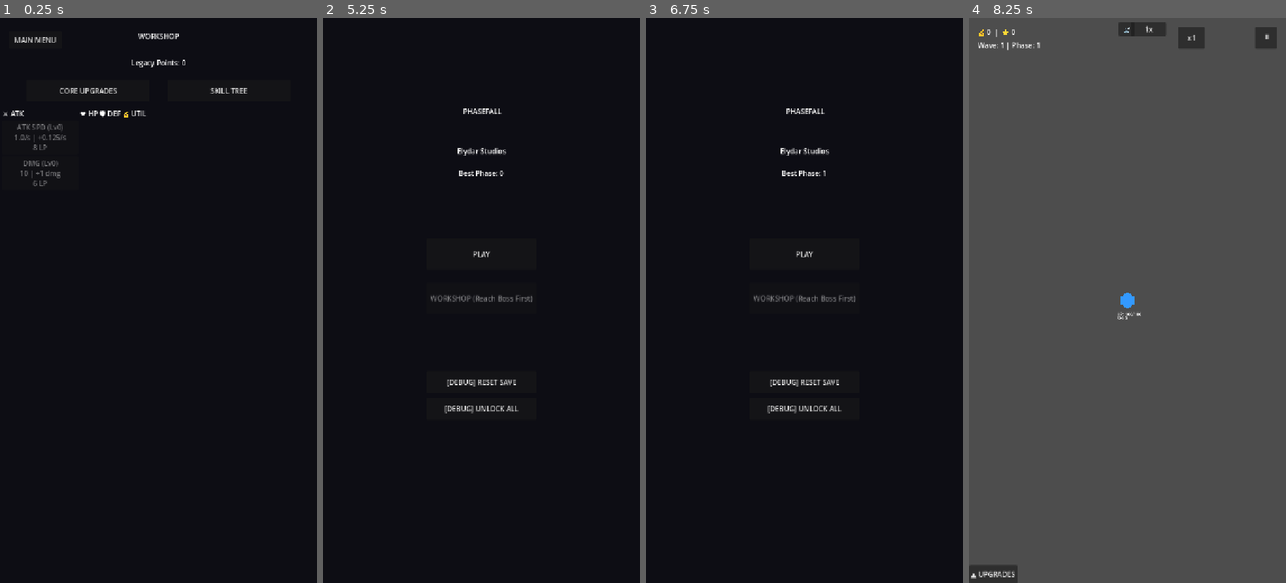
Above: before the commit, frames 1-4 (left to right).
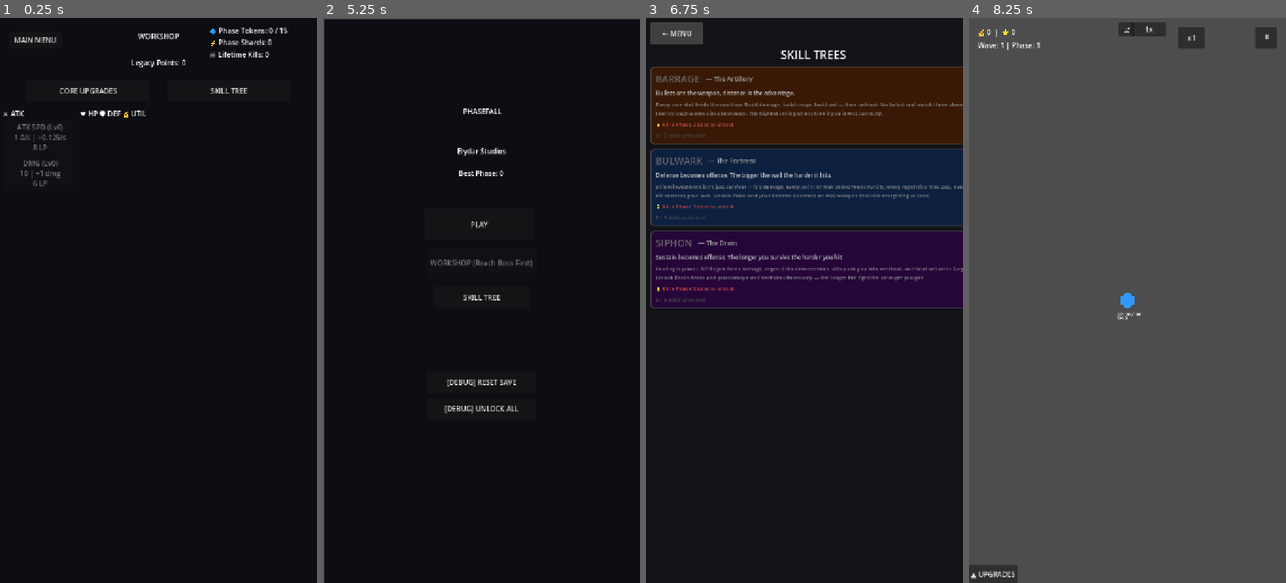
Above: after the commit, the same moments.

Repository: elydarstudio/Base_Defence
Game: Godot game, scene res://Scenes/workshop.tscn
Two runs of this game, one before a commit and one after it. Both use one fixed random seed, a clock stepped at 60 frames per second and the inputs below. This scene is started directly instead of the project's main scene. Sound files missing from this copy of the repository are replaced by a short silence.
Inputs (mouse positions are in pixels of both pictures, inside the frame that each line leads up to):
- Up to frame 1 (0.25 s): no input
- Up to frame 2 (5.25 s): click "CORE UPGRADES" at 0.5 s; click "SKILL TREE" at 1.25 s; click "CORE UPGRADES" at 2 s; click "SKILL TREE" at 2.75 s; click "CORE UPGRADES" at 3.5 s; click "SKILL TREE" at 4.25 s; click "MAIN MENU" at 5 s
- Up to frame 3 (6.75 s): click "[DEBUG] RESET SAVE" at 5.75 s; click (804, 294) at 6.5 s, where only the run after the commit has a clickable "SKILL TREE"
- Up to frame 4 (8.25 s): click (1000, 34) at 7.25 s, where only the run after the commit has a clickable "← MENU"; click "PLAY" at 8 s

The runs differ from the first frame. In frame 1, 0.4% of the frame differs, in the area x 66-91%, y 1-7%; in frame 2, 1.2%; in frame 3, 42%, in the area x 1-100%, y 0-70%; in frame 4, nothing differs.

Commit message:
feat: skill tree UI shell, SkillManager backend, phase token/shard economy, save migration

Diff:
--- a/base-defence/Scenes/StartMenu.tscn
+++ b/base-defence/Scenes/StartMenu.tscn
@@ -13,8 +13,10 @@
 
 [node name="BackGround" type="ColorRect" parent="." unique_id=473742658]
 layout_mode = 0
-offset_right = 720.0
-offset_bottom = 1280.0
+offset_left = 2.0
+offset_top = 3.0
+offset_right = 722.0
+offset_bottom = 1283.0
 color = Color(0.050980393, 0.050980393, 0.078431375, 1)
 
 [node name="TitleLabel" type="Label" parent="." unique_id=381285046]
@@ -46,19 +48,29 @@
 
 [node name="PlayButton" type="Button" parent="." unique_id=977328609]
 layout_mode = 1
-offset_left = 235.0
-offset_top = 500.0
-offset_right = 485.0
-offset_bottom = 570.0
+offset_left = 230.0
+offset_top = 433.0
+offset_right = 480.0
+offset_bottom = 503.0
 text = "PLAY"
 
 [node name="WorkshopButton" type="Button" parent="." unique_id=1379735240]
 layout_mode = 1
 offset_left = 235.0
-offset_top = 600.0
+offset_top = 520.0
 offset_right = 485.0
-offset_bottom = 670.0
+offset_bottom = 590.0
 text = "WORKSHOP"
+
+[node name="SkillTreeButton" type="Button" parent="." unique_id=1346749026]
+custom_minimum_size = Vector2(200, 50)
+layout_mode = 0
+offset_left = 252.0
+offset_top = 608.0
+offset_right = 470.0
+offset_bottom = 658.0
+text = "SKILL TREE
+"
 
 [node name="PhaseSelectButton" type="Button" parent="." unique_id=2069543955]
 layout_mode = 1
@@ -104,6 +116,7 @@
 
 [connection signal="pressed" from="PlayButton" to="." method="_on_play_button_pressed"]
 [connection signal="pressed" from="WorkshopButton" to="." method="_on_work_shop_button_pressed"]
+[connection signal="pressed" from="SkillTreeButton" to="." method="_on_skill_tree_button_pressed"]
 [connection signal="pressed" from="PhaseSelectButton" to="." method="_on_phase_select_button_pressed"]
 [connection signal="pressed" from="PhaseDownButton" to="." method="_on_phase_down_button_pressed"]
 [connection signal="pressed" from="PhaseUpButton" to="." method="_on_phase_up_button_pressed"]
--- /dev/null
+++ b/base-defence/Scenes/skilltree.gd
@@ -0,0 +1,383 @@
+extends Control
+
+# ── Constants ─────────────────────────────────
+const TREE_DATA = {
+	"barrage": {
+		"name": "BARRAGE",
+		"subtitle": "The Artillery",
+		"tagline": "Bullets are the weapon, distance is the advantage.",
+		"description": "Every core stat feeds the machine. Build damage, build range, build crit — then unleash Multishot and watch three streams tear through waves simultaneously. The highest ceiling of any tree if you invest correctly.",
+		"color": Color(0.9, 0.4, 0.1)
+	},
+	"bulwark": {
+		"name": "BULWARK",
+		"subtitle": "The Fortress",
+		"tagline": "Defense becomes offense. The bigger the wall the harder it hits.",
+		"description": "Shield investment isn't just survival — it's damage. Every point of Max Shield feeds Fortify, every regen tick fires Zap, every kill restores your wall. Unlock Pulse and your defense becomes an AOE weapon that hits everything at once.",
+		"color": Color(0.2, 0.5, 1.0)
+	},
+	"siphon": {
+		"name": "SIPHON",
+		"subtitle": "The Drain",
+		"tagline": "Sustain becomes offense. The longer you survive the harder you hit.",
+		"description": "Healing is power. HP Regen feeds damage, regen ticks slow enemies, kills push you into overheal, overheal activates Surge. Unlock Drain Beam and you damage and heal simultaneously — the longer the fight the stronger you get.",
+		"color": Color(0.6, 0.1, 0.9)
+	},
+}
+
+const LOCK_REQUIREMENT = 1
+
+var current_view: String = "select"
+var select_container: VBoxContainer
+var tree_container: ScrollContainer
+
+func _ready():
+	anchor_right = 1.0
+	anchor_bottom = 1.0
+	_build_ui()
+
+func _build_ui():
+	# Background
+	var bg = ColorRect.new()
+	bg.anchor_right = 1.0
+	bg.anchor_bottom = 1.0
+	bg.color = Color(0.07, 0.07, 0.09)
+	add_child(bg)
+
+	# Top bar
+	var top_bar = HBoxContainer.new()
+	top_bar.anchor_right = 1.0
+	top_bar.offset_left = 10
+	top_bar.offset_right = -10
+	top_bar.offset_top = 10
+	top_bar.offset_bottom = 60
+	add_child(top_bar)
+
+	var back_btn = _make_button("← MENU", Color(0.25, 0.25, 0.25))
+	back_btn.custom_minimum_size = Vector2(120, 44)
+	back_btn.pressed.connect(_on_back_pressed)
+	top_bar.add_child(back_btn)
+
+	var spacer = Control.new()
+	spacer.size_flags_horizontal = Control.SIZE_EXPAND_FILL
+	top_bar.add_child(spacer)
+
+	var currency_label = Label.new()
+	currency_label.name = "CurrencyLabel"
+	currency_label.add_theme_font_size_override("font_size", 16)
+	currency_label.vertical_alignment = VERTICAL_ALIGNMENT_CENTER
+	top_bar.add_child(currency_label)
+
+	# Title
+	var title = Label.new()
+	title.text = "SKILL TREES"
+	title.anchor_left = 0.0
+	title.anchor_right = 1.0
+	title.offset_top = 65
+	title.offset_bottom = 105
+	title.horizontal_alignment = HORIZONTAL_ALIGNMENT_CENTER
+	title.add_theme_font_size_override("font_size", 26)
+	add_child(title)
+
+	# Select container
+	select_container = VBoxContainer.new()
+	select_container.anchor_left = 0.0
+	select_container.anchor_right = 1.0
+	select_container.offset_left = 10
+	select_container.offset_right = -10
+	select_container.offset_top = 110
+	select_container.offset_bottom = -10
+	select_container.add_theme_constant_override("separation", 10)
+	add_child(select_container)
+	_build_select_view()
+
+	# Tree scroll container (hidden by default)
+	tree_container = ScrollContainer.new()
+	tree_container.anchor_left = 0.0
+	tree_container.anchor_right = 1.0
+	tree_container.anchor_top = 0.0
+	tree_container.anchor_bottom = 1.0
+	tree_container.offset_top = 110
+	tree_container.offset_left = 10
+	tree_container.offset_right = -10
+	tree_container.visible = false
+	add_child(tree_container)
+
+	_update_currency_label()
+
+func _build_select_view():
+	for child in select_container.get_children():
+		child.queue_free()
+
+	var locked = SaveManager.data["phase_tokens_earned"] < LOCK_REQUIREMENT
+
+	for tree_key in ["barrage", "bulwark", "siphon"]:
+		var data = TREE_DATA[tree_key]
+		var card = _build_tree_card(tree_key, data, locked)
+		select_container.add_child(card)
+
+func _build_tree_card(tree_key: String, data: Dictionary, locked: bool) -> PanelContainer:
+	var card = PanelContainer.new()
+	card.size_flags_horizontal = Control.SIZE_EXPAND_FILL
+	card.size_flags_vertical = Control.SIZE_EXPAND_FILL
+
+	var style = StyleBoxFlat.new()
+	style.bg_color = data["color"].darkened(0.75)
+	style.border_color = data["color"] if not locked else Color(0.3, 0.3, 0.3)
+	style.set_border_width_all(2)
+	style.set_corner_radius_all(8)
+	style.set_content_margin_all(12)
+	card.add_theme_stylebox_override("panel", style)
+
+	var vbox = VBoxContainer.new()
+	vbox.size_flags_horizontal = Control.SIZE_EXPAND_FILL
+	vbox.add_theme_constant_override("separation", 8)
+	card.add_child(vbox)
+
+	# Name row
+	var name_row = HBoxContainer.new()
+	vbox.add_child(name_row)
+
+	var name_label = Label.new()
+	name_label.text = data["name"]
+	name_label.add_theme_font_size_override("font_size", 22)
+	name_label.add_theme_color_override("font_color", data["color"] if not locked else Color(0.4, 0.4, 0.4))
+	name_row.add_child(name_label)
+
+	var subtitle_label = Label.new()
+	subtitle_label.text = "  — " + data["subtitle"]
+	subtitle_label.add_theme_font_size_override("font_size", 15)
+	subtitle_label.add_theme_color_override("font_color", Color(0.6, 0.6, 0.6))
+	subtitle_label.size_flags_vertical = Control.SIZE_SHRINK_CENTER
+	name_row.add_child(subtitle_label)
+
+	# Tagline
+	var tagline = Label.new()
+	tagline.text = data["tagline"]
+	tagline.add_theme_font_size_override("font_size", 13)
+	tagline.add_theme_color_override("font_color", Color(0.75, 0.75, 0.75))
+	tagline.autowrap_mode = TextServer.AUTOWRAP_WORD_SMART
+	tagline.size_flags_horizontal = Control.SIZE_EXPAND_FILL
+	vbox.add_child(tagline)
+
+	# Description
+	var desc = Label.new()
+	desc.text = data["description"]
+	desc.add_theme_font_size_override("font_size", 12)
+	desc.add_theme_color_override("font_color", Color(0.55, 0.55, 0.55))
+	desc.autowrap_mode = TextServer.AUTOWRAP_WORD_SMART
+	desc.size_flags_horizontal = Control.SIZE_EXPAND_FILL
+	vbox.add_child(desc)
+
+	# Lock label
+	if locked:
+		var lock_label = Label.new()
+		lock_label.text = "🔒 Kill a Phase 3 boss to unlock"
+		lock_label.add_theme_font_size_override("font_size", 12)
+		lock_label.add_theme_color_override("font_color", Color(0.8, 0.3, 0.3))
+		vbox.add_child(lock_label)
+
+	# Skill count
+	var count = SkillManager.get_tree_skill_count(tree_key)
+	var count_label = Label.new()
+	count_label.text = str(count) + " / 5 skills unlocked"
+	count_label.add_theme_font_size_override("font_size", 12)
+	count_label.add_theme_color_override("font_color", data["color"] if not locked else Color(0.3, 0.3, 0.3))
+	vbox.add_child(count_label)
+
+	# Invisible tappable button overlay
+	if not locked:
+		var btn = Button.new()
+		btn.flat = true
+		btn.anchor_right = 1.0
+		btn.anchor_bottom = 1.0
+		btn.modulate.a = 0.0
+		btn.pressed.connect(func(): _open_tree(tree_key))
+		card.add_child(btn)
+
+	return card
+
+func _open_tree(tree_key: String):
+	current_view = tree_key
+	select_container.visible = false
+	tree_container.visible = true
+	for child in tree_container.get_children():
+		child.queue_free()
+	_build_tree_view(tree_key)
+
+func _build_tree_view(tree_key: String):
+	var data = TREE_DATA[tree_key]
+	var skills = SkillManager.SKILL_DATA[tree_key]
+
+	var outer = VBoxContainer.new()
+	outer.size_flags_horizontal = Control.SIZE_EXPAND_FILL
+	outer.add_theme_constant_override("separation", 12)
+	tree_container.add_child(outer)
+
+	# Back button row
+	var top_row = HBoxContainer.new()
+	outer.add_child(top_row)
+
+	var back_btn = _make_button("← TREES", Color(0.25, 0.25, 0.25))
+	back_btn.custom_minimum_size = Vector2(120, 44)
+	back_btn.pressed.connect(_on_tree_back_pressed)
+	top_row.add_child(back_btn)
+
+	var spacer = Control.new()
+	spacer.size_flags_horizontal = Control.SIZE_EXPAND_FILL
+	top_row.add_child(spacer)
+
+	# Tree title
+	var title = Label.new()
+	title.text = data["name"] + " — " + data["subtitle"]
+	title.horizontal_alignment = HORIZONTAL_ALIGNMENT_CENTER
+	title.add_theme_font_size_override("font_size", 20)
+	title.add_theme_color_override("font_color", data["color"])
+	title.size_flags_horizontal = Control.SIZE_EXPAND_FILL
+	top_row.add_child(title)
+
+	# Skill rows — keystone at top, skill 0 at bottom
+	_add_skill_row(outer, tree_key, [4], skills, data["color"])
+	_add_connector(outer, true)
+	_add_skill_row(outer, tree_key, [2, 3], skills, data["color"])
+	_add_connector(outer, false)
+	_add_skill_row(outer, tree_key, [1], skills, data["color"])
+	_add_connector(outer, false)
+	_add_skill_row(outer, tree_key, [0], skills, data["color"])
+
+func _add_skill_row(parent: VBoxContainer, tree_key: String, slots: Array, skills: Array, color: Color):
+	var hbox = HBoxContainer.new()
+	hbox.alignment = BoxContainer.ALIGNMENT_CENTER
+	hbox.size_flags_horizontal = Control.SIZE_EXPAND_FILL
+	hbox.add_theme_constant_override("separation", 10)
+	parent.add_child(hbox)
+	for slot in slots:
+		var card = _build_skill_card(tree_key, slot, skills[slot], color)
+		hbox.add_child(card)
+
+func _add_connector(parent: VBoxContainer, split: bool):
+	var hbox = HBoxContainer.new()
+	hbox.alignment = BoxContainer.ALIGNMENT_CENTER
+	hbox.size_flags_horizontal = Control.SIZE_EXPAND_FILL
+	parent.add_child(hbox)
+	var label = Label.new()
+	label.text = "⟋  |  ⟍" if split else "|"
+	label.horizontal_alignment = HORIZONTAL_ALIGNMENT_CENTER
+	label.add_theme_color_override("font_color", Color(0.4, 0.4, 0.4))
+	hbox.add_child(label)
+
+func _build_skill_card(tree_key: String, slot: int, skill: Dictionary, color: Color) -> PanelContainer:
+	var unlocked = SkillManager.is_skill_unlocked(tree_key, slot)
+	var can_unlock = _can_unlock(tree_key, slot)
+	var level = SkillManager.get_skill_level(tree_key, slot)
+
+	var card = PanelContainer.new()
+	card.size_flags_horizontal = Control.SIZE_EXPAND_FILL
+	card.custom_minimum_size = Vector2(0, 110)
+
+	var style = StyleBoxFlat.new()
+	style.bg_color = color.darkened(0.8) if unlocked else Color(0.1, 0.1, 0.12)
+	style.border_color = color if unlocked else (Color(0.45, 0.45, 0.45) if can_unlock else Color(0.2, 0.2, 0.2))
+	style.set_border_width_all(2)
+	style.set_corner_radius_all(6)
+	style.set_content_margin_all(10)
+	card.add_theme_stylebox_override("panel", style)
+
+	var vbox = VBoxContainer.new()
+	vbox.size_flags_horizontal = Control.SIZE_EXPAND_FILL
+	vbox.add_theme_constant_override("separation", 4)
+	card.add_child(vbox)
+
+	# Name + level
+	var name_label = Label.new()
+	var lock_icon = "" if (unlocked or can_unlock) else "🔒 "
+	name_label.text = lock_icon + skill["name"] + (" (Lv" + str(level) + ")" if unlocked else "")
+	name_label.add_theme_font_size_override("font_size", 15)
+	name_label.add_theme_color_override("font_color", color if unlocked else (Color(0.6, 0.6, 0.6) if can_unlock else Color(0.35, 0.35, 0.35)))
+	vbox.add_child(name_label)
+
+	# Description
+	var desc = Label.new()
+	desc.text = skill["desc"]
+	desc.add_theme_font_size_override("font_size", 11)
+	desc.add_theme_color_override("font_color", Color(0.6, 0.6, 0.6) if unlocked else Color(0.35, 0.35, 0.35))
+	desc.autowrap_mode = TextServer.AUTOWRAP_WORD_SMART
+	desc.size_flags_horizontal = Control.SIZE_EXPAND_FILL
+	vbox.add_child(desc)
+
+	# Buttons
+	var btn_row = HBoxContainer.new()
+	btn_row.add_theme_constant_override("separation", 8)
+	vbox.add_child(btn_row)
+
+	if not unlocked:
+		var unlock_btn = _make_button("UNLOCK (1 🔷)", Color(0.15, 0.4, 0.15))
+		unlock_btn.disabled = not can_unlock or SkillManager.get_tokens() <= 0
+		unlock_btn.size_flags_horizontal = Control.SIZE_EXPAND_FILL
+		unlock_btn.pressed.connect(func(): _on_unlock_pressed(tree_key, slot))
+		btn_row.add_child(unlock_btn)
+	else:
+		var level_btn = _make_button("+LEVEL (1 ⚡)", Color(0.15, 0.25, 0.55))
+		level_btn.disabled = SkillManager.get_shards() <= 0
+		level_btn.size_flags_horizontal = Control.SIZE_EXPAND_FILL
+		level_btn.pressed.connect(func(): _on_level_pressed(tree_key, slot))
+		btn_row.add_child(level_btn)
+
+	return card
+
+func _can_unlock(tree_key: String, slot: int) -> bool:
+	match slot:
+		0: return true
+		1: return SkillManager.is_skill_unlocked(tree_key, 0)
+		2: return SkillManager.is_skill_unlocked(tree_key, 1)
+		3: return SkillManager.is_skill_unlocked(tree_key, 1)
+		4:
+			return SkillManager.is_skill_unlocked(tree_key, 2) and \
+				   SkillManager.is_skill_unlocked(tree_key, 3) and \
+				   not SkillManager.has_keystone()
+	return false
+
+func _on_unlock_pressed(tree_key: String, slot: int):
+	SkillManager.unlock_skill(tree_key, slot)
+	_refresh_tree_view(tree_key)
+	_update_currency_label()
+
+func _on_level_pressed(tree_key: String, slot: int):
+	SkillManager.level_skill(tree_key, slot)
+	_refresh_tree_view(tree_key)
+	_update_currency_label()
+
+func _refresh_tree_view(tree_key: String):
+	for child in tree_container.get_children():
+		child.queue_free()
+	_build_tree_view(current_view)
+
+func _on_back_pressed():
+	get_tree().change_scene_to_file("res://Scenes/startmenu.tscn")
+
+func _on_tree_back_pressed():
+	current_view = "select"
+	tree_container.visible = false
+	select_container.visible = true
+	_build_select_view()
+	_update_currency_label()
+
+func _update_currency_label():
+	var label = get_node_or_null("CurrencyLabel")
+	if label:
+		label.text = "🔷 " + str(SkillManager.get_tokens()) + "  ⚡ " + str(SkillManager.get_shards())
+
+func _make_button(text: String, color: Color) -> Button:
+	var btn = Button.new()
+	btn.text = text
+	var style = StyleBoxFlat.new()
+	style.bg_color = color
+	style.set_corner_radius_all(4)
+	style.set_content_margin_all(8)
+	btn.add_theme_stylebox_override("normal", style)
+	var hover_style = StyleBoxFlat.new()
+	hover_style.bg_color = color.lightened(0.15)
+	hover_style.set_corner_radius_all(4)
+	hover_style.set_content_margin_all(8)
+	btn.add_theme_stylebox_override("hover", hover_style)
+	return btn
--- /dev/null
+++ b/base-defence/Scenes/skilltree.tscn
@@ -0,0 +1,10 @@
+[gd_scene format=3 uid="uid://dbm73biummgjb"]
+
+[ext_resource type="Script" uid="uid://bpvm6kvuywty7" path="res://Scenes/skilltree.gd" id="1_82aen"]
+
+[node name="SkillTree" type="Control" unique_id=422046938]
+layout_mode = 3
+anchors_preset = 0
+offset_right = 40.0
+offset_bottom = 40.0
+script = ExtResource("1_82aen")
--- a/base-defence/Scenes/workshop.tscn
+++ b/base-defence/Scenes/workshop.tscn
@@ -32,6 +32,26 @@
 offset_bottom = 130.0
 text = "Legacy Points: 0"
 horizontal_alignment = 1
+
+[node name="StatContent" type="VBoxContainer" parent="." unique_id=1118331803]
+layout_mode = 1
+anchors_preset = 1
+anchor_left = 1.0
+anchor_right = 1.0
+offset_left = -244.0
+offset_top = 17.0
+offset_right = -32.0
+offset_bottom = 94.0
+grow_horizontal = 0
+
+[node name="TokenLabel" type="Label" parent="StatContent" unique_id=1294032375]
+layout_mode = 2
+
+[node name="ShardLabel" type="Label" parent="StatContent" unique_id=1489342302]
+layout_mode = 2
+
+[node name="KillLabel" type="Label" parent="StatContent" unique_id=1723608422]
+layout_mode = 2
 
 [node name="BackButton" type="Button" parent="." unique_id=121072453]
 layout_mode = 0
--- a/base-defence/Scripts/SaveManager.gd
+++ b/base-defence/Scripts/SaveManager.gd
@@ -74,10 +74,38 @@
 		if config.has_section_key("save", key):
 			data[key] = config.get_value("save", key)
 
+	# Migrate old saves — fix any keys that should be arrays but aren't
+	var array_keys = ["skill_barrage_unlocked", "skill_bulwark_unlocked", "skill_siphon_unlocked",
+					  "skill_barrage_levels", "skill_bulwark_levels", "skill_siphon_levels"]
+	for key in array_keys:
+		if typeof(data[key]) != TYPE_ARRAY:
+			data[key] = []
+	if typeof(data["active_keystone"]) != TYPE_STRING:
+		data["active_keystone"] = ""
+
+	# Migrate missing keys added in updates
+	if not data.has("phase_tokens"):
+		data["phase_tokens"] = 0
+	if not data.has("phase_tokens_earned"):
+		data["phase_tokens_earned"] = 0
+	if not data.has("phase_shards"):
+		data["phase_shards"] = 0
+	if not data.has("phase_shards_earned"):
+		data["phase_shards_earned"] = 0
+	if not data.has("lifetime_kills"):
+		data["lifetime_kills"] = 0
+
 func reset_save():
 	for key in data:
 		data[key] = 0
 	data["max_start_phase"] = 1
 	data["start_phase"] = 1
 	data["best_phase"] = 1
+	data["active_keystone"] = ""
+	data["skill_barrage_unlocked"] = []
+	data["skill_bulwark_unlocked"] = []
+	data["skill_siphon_unlocked"] = []
+	data["skill_barrage_levels"] = []
+	data["skill_bulwark_levels"] = []
+	data["skill_siphon_levels"] = []
 	save_game()
--- a/base-defence/Scripts/skillmanager.gd
+++ b/base-defence/Scripts/skillmanager.gd
@@ -3,11 +3,35 @@
 # ── Constants ─────────────────────────────────
 const KILLS_PER_SHARD_BASE: int = 1000
 const MAX_TOKENS: int = 15
-const SKILLS_PER_TREE: int = 6  # slots 0-5, slot 5 = keystone
+const SKILLS_PER_TREE: int = 9  # slots 0-8, slot 4 = keystone, slot 8 = capstone
 
 const TREE_BARRAGE: String = "barrage"
 const TREE_BULWARK: String = "bulwark"
 const TREE_SIPHON: String = "siphon"
+
+const SKILL_DATA = {
+	"barrage": [
+		{"name": "Rapidfire", "desc": "Every 3rd bullet deals bonus damage. Scales with DMG."},
+		{"name": "Bleed", "desc": "Critical hits leave a DoT on the target. Scales with Crit Chance."},
+		{"name": "Focus", "desc": "Consecutive hits on the same target increase damage. Resets on kill."},
+		{"name": "Range", "desc": "Increases bullet detection radius."},
+		{"name": "Keystone: Multishot", "desc": "Fires 3 bullets simultaneously. Side shots scale with shard level."},
+	],
+	"bulwark": [
+		{"name": "Fortify", "desc": "Every 100 Max Shield adds bonus damage to attacks."},
+		{"name": "Ironclad", "desc": "Current shield % adds bonus damage. More shield uptime = harder hits."},
+		{"name": "Zap", "desc": "Every shield regen tick fires a damage instance at nearest enemy."},
+		{"name": "Rampart", "desc": "Killing an enemy permanently restores flat shield."},
+		{"name": "Keystone: Pulse", "desc": "Replaces bullets with AOE pulse. Damages all enemies in radius on ATK SPD interval."},
+	],
+	"siphon": [
+		{"name": "Vampiric", "desc": "HP Regen Amount adds bonus damage to all attacks."},
+		{"name": "Chill", "desc": "Every HP regen tick slows the nearest enemy."},
+		{"name": "Overheal", "desc": "Introduces an overheal buffer above max HP based on Max HP investment."},
+		{"name": "Surge", "desc": "While in overheal state, deal bonus damage."},
+		{"name": "Keystone: Drain Beam", "desc": "Replaces bullets with a continuous beam. Damages and heals simultaneously."},
+	],
+}
 
 # ── Kill tracking for shard generation ────────
 var _kills_since_last_shard: int = 0
@@ -89,31 +113,37 @@
 
 # ── Token spending — unlock a skill ───────────
 func unlock_skill(tree: String, slot: int) -> bool:
-	# Must have tokens
 	if get_tokens() <= 0:
 		return false
-	# Must not exceed token cap
 	if SaveManager.data["phase_tokens_earned"] > MAX_TOKENS:
 		return false
-	# Must not already be unlocked
 	if is_skill_unlocked(tree, slot):
 		return false
-	# Sequential lock — slot N requires slot N-1 unlocked (except slot 0)
-	if slot > 0 and not is_skill_unlocked(tree, slot - 1):
-		return false
-	# Keystone (slot 5) requires all 5 prior skills unlocked
-	if slot == 5:
-		for i in range(5):
-			if not is_skill_unlocked(tree, i):
-				return false
-		# Can't unlock keystone if another keystone is active
-		if has_keystone():
-			return false
-	# All checks passed — unlock it
+	# Slot-specific prerequisite check
+	match slot:
+		0:
+			pass # always available
+		1:
+			if not is_skill_unlocked(tree, 0): return false
+		2:
+			if not is_skill_unlocked(tree, 1): return false
+		3:
+			if not is_skill_unlocked(tree, 1): return false
+		4: # Keystone
+			if not is_skill_unlocked(tree, 2): return false
+			if not is_skill_unlocked(tree, 3): return false
+			if has_keystone(): return false
+		5, 6, 7: # Skills 7-9
+			if not is_skill_unlocked(tree, 4): return false
+		8: # Capstone
+			if not is_skill_unlocked(tree, 5): return false
+			if not is_skill_unlocked(tree, 6): return false
+			if not is_skill_unlocked(tree, 7): return false
+	# All checks passed
 	SaveManager.data["skill_" + tree + "_unlocked"].append(slot)
 	SaveManager.data["skill_" + tree + "_levels"].append(0)
 	SaveManager.data["phase_tokens"] -= 1
-	if slot == 5:
+	if slot == 4:
 		SaveManager.data["active_keystone"] = tree
 	SaveManager.save_game()
 	return true
--- a/base-defence/Scripts/start_menu.gd
+++ b/base-defence/Scripts/start_menu.gd
@@ -34,6 +34,9 @@
 
 func _on_workshop_button_pressed():
 	get_tree().change_scene_to_file("res://Scenes/workshop.tscn")
+
+func _on_skill_tree_button_pressed():
+	get_tree().change_scene_to_file("res://Scenes/skilltree.tscn")
 
 func _on_phase_select_button_pressed():
 	var current = SaveManager.data.get("start_phase", 1)
--- a/base-defence/Scripts/workshop.gd
+++ b/base-defence/Scripts/workshop.gd
@@ -138,6 +138,9 @@
 func _update_ui():
 	var lp = SaveManager.data["legacy_points"]
 	$LPLabel.text = "Legacy Points: " + str(lp)
+	$StatContent/TokenLabel.text = "🔷 Phase Tokens: " + str(SaveManager.data["phase_tokens"]) + " / " + str(SkillManager.MAX_TOKENS)
+	$StatContent/ShardLabel.text = "⚡ Phase Shards: " + str(SaveManager.data["phase_shards"])
+	$StatContent/KillLabel.text = "☠ Lifetime Kills: " + str(SaveManager.data["lifetime_kills"])
 	var d = SaveManager.data
 
 	var levels = {
Not shown, added: base-defence/Scenes/skilltree.gd.uid
